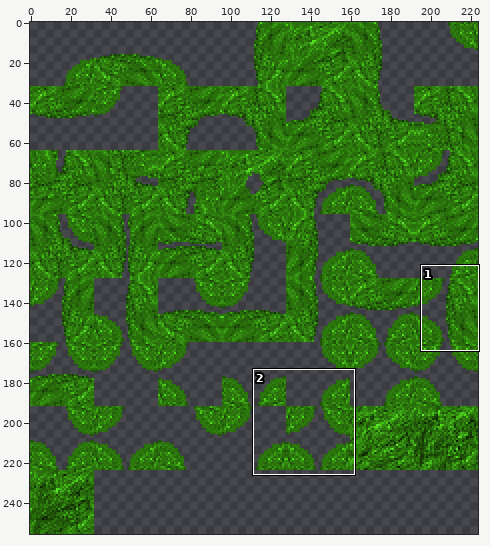
Two versions of one sprite sheet, src/assets/textures/tiles/grass-tile.png. The picture above shows the old version from afar; the outline marks the close-up.
Close-up. Before the commit:
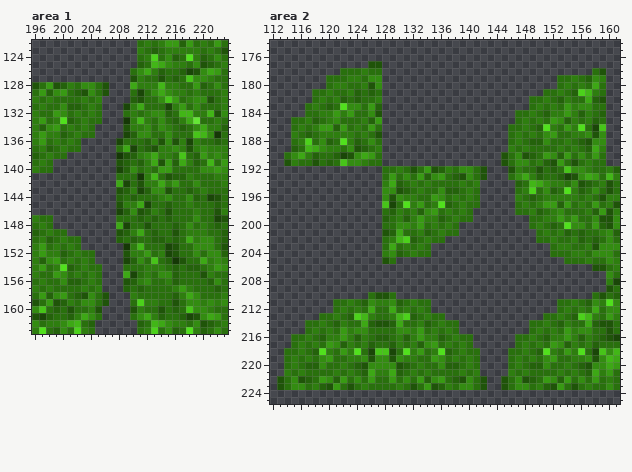
The file is 224x256 pixels. Colours within 5 levels of each other are drawn and written as one. Shown: area 1: x 196..223, y 122..163; area 2: x 112..161, y 174..225. The commit also changed other parts of the picture, which this record leaves out.
Once edited:
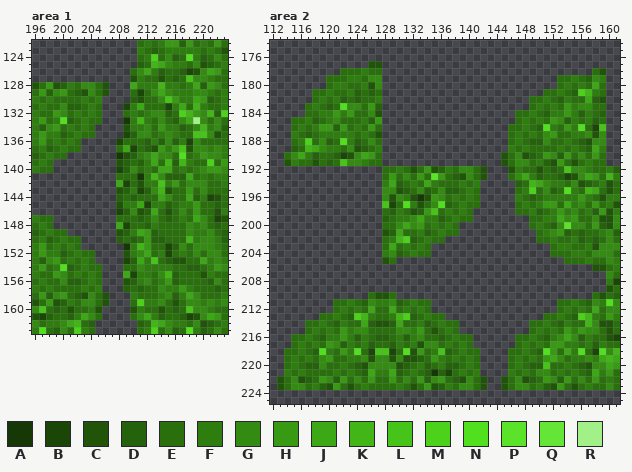
Palette (. is transparent): A #153806  B #1a4608  C #1f5409  D #24620b  E #29700d  F #2e7e0f  G #338c11  H #389a13  J #3da815  K #42b617  L #47c419  M #4cd21b  N #51e01d  P #5be329  Q #65e536  R #a2f088
The exact change:
Changed rows in their new state; - is an unchanged pixel.
Area 1:
first column x 211:
128 -------FJ-H--
129 -------FGGF--
130 ------F-JHD--
131 ------J-KF---
132 ------M-HG-DM
133 ------G-RG-G-
134 ---H-F---K-G-
135 ---F-F---L-C-
136 ---D-D--G--E-
137 ---H-HL-G--G-
138 ---GG-N-F-G--
139 ---EK-K-E-M--
140 ---JJ-F-F-H--
141 ---GD--J-F---
142 ---L---G-G---
143 ---K---H-G---
144 ---J---J-F---
145 --FF--F-H----
146 --J---G-H----
147 --G---F-JG---
148 -DF--E--FG---
149 -H---E-G--G--
150 -H---E-K---F-
151 -H---DG----FE
152 GJ---EF-----E
153 JF---C-------
154 G---FE-------
155 F---K--------
156 ---FH--------
157 ---GF--------
158 ---FG--------
159 ---G---------
Area 2:
first column x 131:
193 ---EP-----------------------
194 ---JF-----------------------
195 --GD---------------------EKJ
196 -CAC---------------------H--
197 --C-G-----------------EJFG--
198 -C-HL-----------------HFG---
199 FGJ-------------------JG----
200 JG--------------------GP----
201 ---------------------GH-----
first column x 131:
214 --------------------------KG-
215 ----C--------------------H-G-
216 --GEE-----------------GJG---E
217 --C-G-----------------HF----F
218 -C---L---------------H-J----N
219 CCD--F--------------HJG----FJ
220 ---D-F--------------L--------
221 ---DADB------------GG--------
Where, in picture pixels (left, top, right, bottom), the same in both close-ups:
changed: (137, 82, 228, 306)
changed: (403, 173, 438, 229)
changed: (550, 187, 599, 236)
changed: (536, 320, 606, 376)
changed: (403, 327, 452, 376)
